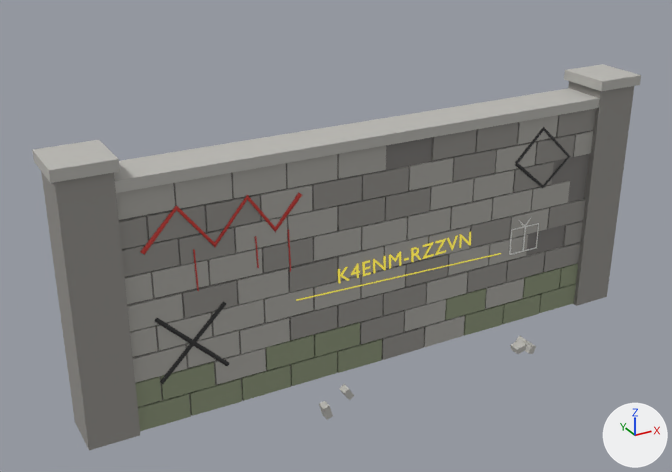
The glTF model assets/models/graffiti.glb as it was, and as the next commit left it.
Before and after are seen from a camera (50 mm lens) standing at (-3.4, -5.57, 3.88) and looking at (-0.36, -0.05, 1.12). Every picture has the same lights, and +X, +Y and +Z are marked at lower right. The picture after the commit comes second.

The older version as bpy lines, for what is in view:
```python
me_code_wall = bpy.data.meshes.new('code_wall')
me_code_wall.from_pydata(...)  # 2184 vertices, 3416 faces; spans x -2.38..2.38, y -0.64..0.22, z -0.03..2.03
me_code_wall.materials.append(mat_paint_red)  # red #cb3830
me_code_wall.materials.append(mat_paint_black)  # dark grey #303030
me_code_wall.materials.append(mat_paint_white)  # white #ededea
me_code_wall.materials.append(mat_paint_yellow)  # yellow #f9e550, glowing yellow #9c8f2f
me_code_wall.materials.append(mat_mortar)  # grey #817e7c
me_code_wall.materials.append(mat_block_moss)  # greyish green #8e977c
me_code_wall.materials.append(mat_block_dark)  # grey #95938e
me_code_wall.materials.append(mat_block)  # grey #adaca6
me_code_wall.materials.append(mat_cap)  # grey #bcbab5
ob_code_wall = bpy.data.objects.new('code_wall', me_code_wall)
ob_code_wall.location = (0.0, 0.0, 0.0)
```
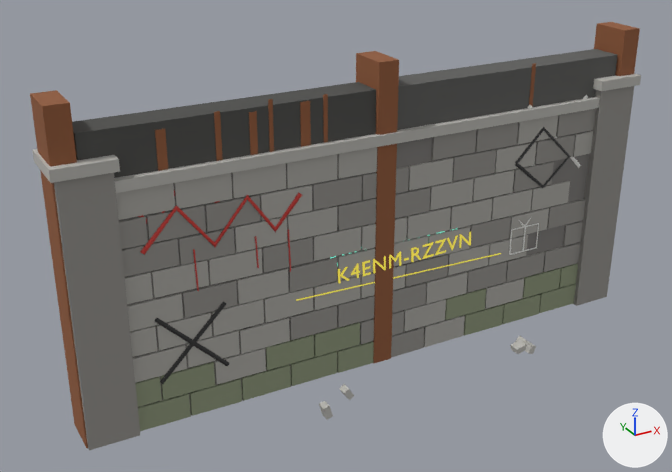
Boxes (x1, y1, x2, y2) around the edits, measured in the pictures (672 x 472 px):
'code_wall_port', added
    after: (30, 22, 640, 448)
    faces in mat_rust (brown #99613f): (30, 22, 640, 448)
    faces in mat_concrete_dark (dark grey #4d4d4b): (72, 82, 376, 178)
    faces in mat_concrete (dark grey #5d5d5b): (397, 49, 617, 130)

Patch to the scene script:
```diff
--- a/assets/models/graffiti.glb.py
+++ b/assets/models/graffiti.glb.py
@@ mat_rust @@
+mat_rust = principled_material('rust')
+mat_rust.base_color = (0.32, 0.12, 0.05)  # brown #99613f
+mat_rust.metallic = 0.3
+mat_rust.roughness = 0.8
@@ mat_concrete_dark @@
+mat_concrete_dark = principled_material('concrete_dark')
+mat_concrete_dark.base_color = (0.075, 0.075, 0.07)  # dark grey #4d4d4b
+mat_concrete_dark.roughness = 0.95
@@ mat_concrete @@
+mat_concrete = principled_material('concrete')
+mat_concrete.base_color = (0.11, 0.11, 0.105)  # dark grey #5d5d5b
+mat_concrete.roughness = 0.95
@@ mat_paint_glow @@
+mat_paint_glow = principled_material('paint_glow')
+mat_paint_glow.base_color = (0.2, 1.0, 0.75)  # cyan #7cffe1
+mat_paint_glow.emission_color = (0.14, 0.7, 0.525)  # cyan #69dac0
+mat_paint_glow.emission_strength = 1.0
@@ me_code_wall_port @@
+me_code_wall_port.from_pydata(...)  # 1216 vertices, 2272 faces; spans x -2.36..2.36, y -0.16..0.16, z 0.0..2.4
+# faces by material slot: [12, 12, 120, 36, 24, 24, 2044]
+me_code_wall_port.materials.append(mat_concrete_dark)  # dark grey #4d4d4b
+me_code_wall_port.materials.append(mat_concrete)  # dark grey #5d5d5b
+me_code_wall_port.materials.append(mat_rust)  # brown #99613f
+me_code_wall_port.materials.append(mat_paint_red)  # red #cb3830
+me_code_wall_port.materials.append(mat_paint_white)  # white #ededea
+me_code_wall_port.materials.append(mat_paint_black)  # dark grey #303030
+me_code_wall_port.materials.append(mat_paint_glow)  # cyan #7cffe1, glowing cyan #69dac0
@@ ob_code_wall_port @@
+ob_code_wall_port = bpy.data.objects.new('code_wall_port', me_code_wall_port)
+ob_code_wall_port.location = (0.0, 0.0, 0.0)
```
